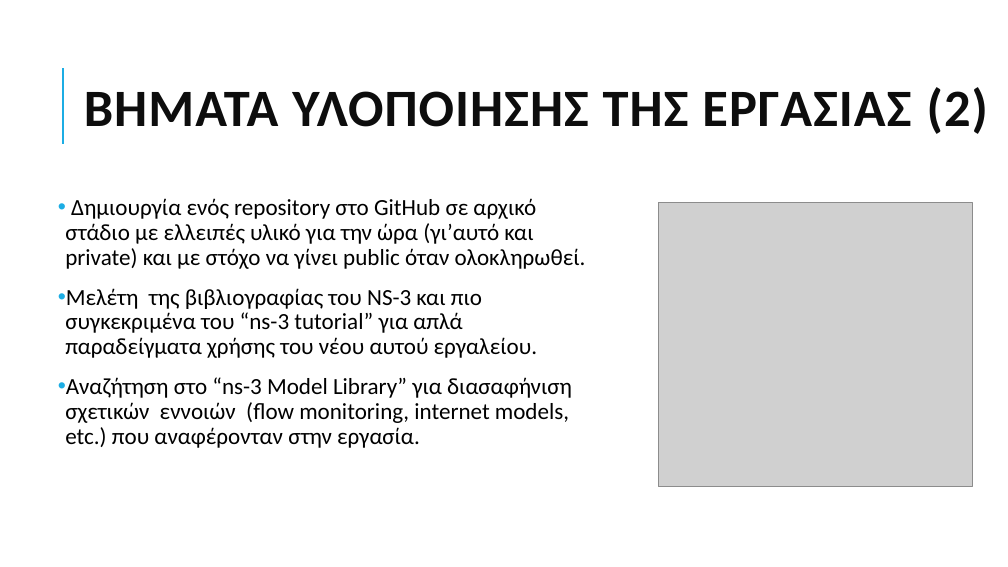
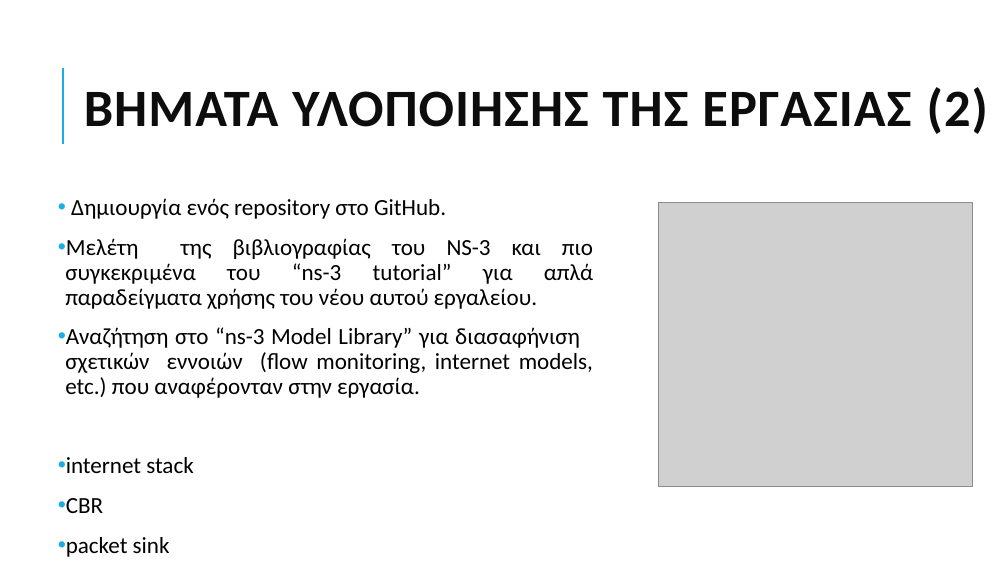
Before and after one commit to grgmyl/Ns3Project, a slide deck: slide 6 of Presentations/Ns-3_presentation_F.pptx (slide 5 before the commit). Drawn at 1008x567 pixels with LibreOffice and Linux fonts; fonts in the diff are those of the drawing; grey boxes stand for pictures. Boxes give left, top, right and bottom in pixels: in the first picture for what was removed or moved away, otherwise in the second. Text is boxed around its words. In the diff, an @@ line names an element or a change of style, - is before the commit and + after.

```diff
--- a/Presentations/Ns-3_presentation_F.pptx
+++ b/Presentations/Ns-3_presentation_F.pptx
@@ text at bbox=[71, 198, 446, 219]: text changed @@
-• Δημιουργία ενός repository στο GitHub σε αρχικό στάδιο με ελλειπές υλικό για την ώρα (γι’αυτό και private) και με στόχο να γίνει public όταν ολοκληρωθεί.
+• Δημιουργία ενός repository στο GitHub.
@@ text at bbox=[65, 238, 593, 398]: alignment left to justified @@
@@ text at bbox=[66, 457, 193, 557]: paragraphs added @@
+• internet stack
+• CBR
+• packet sink
```
Also in this commit, not shown: 6 other slides changed, 5 slides added.
